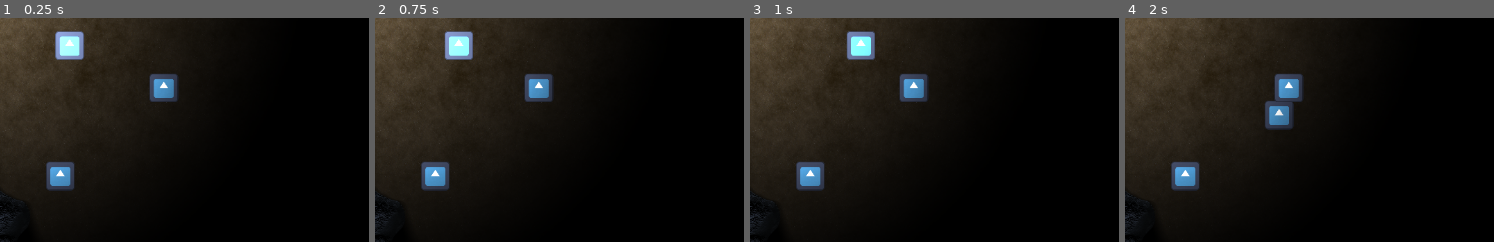
Above: before the commit, frames 1-4 (left to right).
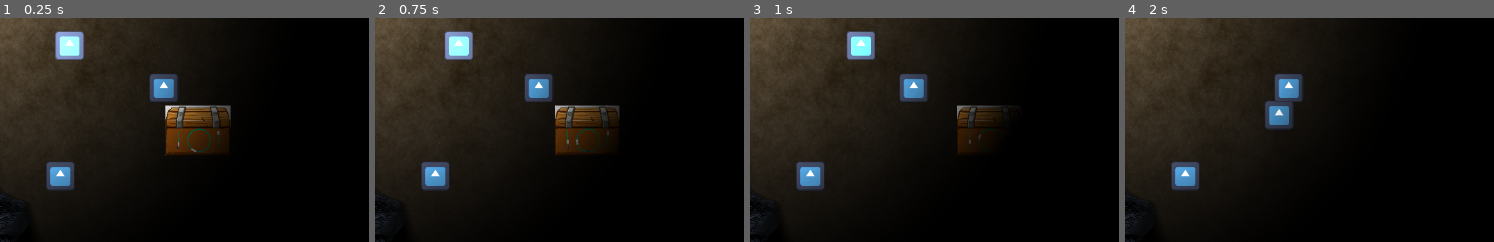
Above: after the commit, the same moments.

Repository: sageofthesevenseas/GDWJ82-Unseen
Game: Godot game, scene res://00_Scenes/main.tscn
Two runs of this game, one before a commit and one after it. Both use one fixed random seed, a clock stepped at 60 frames per second and the inputs below. The engine's default icon, where the game draws it, is replaced by a stand-in: a white triangle on a blue panel in a dark square.
Inputs:
- Up to frame 1 (0.25 s): no input
- Up to frame 2 (0.75 s): tap Enter at 0.5 s; hold D (move_right) from 0.53 s (still down)
- Up to frame 3 (1 s): keep holding D (move_right)
- Up to frame 4 (2 s): release D (move_right) at 1.28 s; hold S (move_down) from 1.28 s (still down)
The pictures show only the part of the screen within x 50-100%, y 43-92%; the shares and areas given below are measured in that part.

The runs differ from the first frame. In frame 1, 3.6% of the frame differs, in the area x 44-63%, y 38-62%; in frame 2, 3.0%; in frame 3, 1.5%; in frame 4, nothing differs.

Commit message:
LZB [003] added incomplete chest
In efforts of fixing other peoples github, pushing what I have

Diff:
--- a/00_Scenes/Debug Nodes/debug_on_ready_screecher.tscn
+++ b/00_Scenes/Debug Nodes/debug_on_ready_screecher.tscn
@@ -1,6 +1,6 @@
 [gd_scene load_steps=2 format=3 uid="uid://bvgi6cgxe834m"]
 
-[ext_resource type="Script" uid="uid://g42e2g43ml2" path="res://Scripts/onready_screecher.gd" id="1_sa81j"]
+[ext_resource type="Script" uid="uid://g42e2g43ml2" path="res://Scripts/debug_onready_screecher.gd" id="1_sa81j"]
 
 [node name="DEBUG_OnReady_Screecher" type="Node"]
 script = ExtResource("1_sa81j")
--- a/00_Scenes/Debug Nodes/debug_quit_restart_key.tscn
+++ b/00_Scenes/Debug Nodes/debug_quit_restart_key.tscn
@@ -1,6 +1,6 @@
 [gd_scene load_steps=2 format=3 uid="uid://cniuy7xdthf14"]
 
-[ext_resource type="Script" uid="uid://u4f02qfvr7xk" path="res://debug_quit_restart_key.gd" id="1_htx60"]
+[ext_resource type="Script" uid="uid://u4f02qfvr7xk" path="res://Scripts/debug_quit_restart_key.gd" id="1_htx60"]
 
 [node name="DEBUG_Quit_Restart_Key" type="Node"]
 script = ExtResource("1_htx60")
--- a/00_Scenes/character.tscn
+++ b/00_Scenes/character.tscn
@@ -1,7 +1,8 @@
-[gd_scene load_steps=5 format=3 uid="uid://qlr7s5cs5b3y"]
+[gd_scene load_steps=6 format=3 uid="uid://qlr7s5cs5b3y"]
 
 [ext_resource type="Script" uid="uid://66km6hddhlgn" path="res://Scripts/character.gd" id="1_48qfa"]
 [ext_resource type="Texture2D" uid="uid://dung3pr0ow7d5" path="res://icon.svg" id="1_ablri"]
+[ext_resource type="PackedScene" uid="uid://rwqyuhniy1u" path="res://00_Scenes/chest_minigame.tscn" id="3_h7igj"]
 
 [sub_resource type="CircleShape2D" id="CircleShape2D_48qfa"]
 radius = 74.0
@@ -23,3 +24,5 @@
 
 [node name="CollisionShape2D" type="CollisionShape2D" parent="GeolocationArea"]
 shape = SubResource("CircleShape2D_h7igj")
+
+[node name="Chest_Minigame" parent="." instance=ExtResource("3_h7igj")]
--- a/00_Scenes/chest.tscn
+++ b/00_Scenes/chest.tscn
@@ -1,6 +1,6 @@
 [gd_scene load_steps=4 format=3 uid="uid://cmr5lyfmqmup3"]
 
-[ext_resource type="Script" uid="uid://dcfikt4o3jl0f" path="res://00_Scenes/chest.gd" id="1_5x6e1"]
+[ext_resource type="Script" uid="uid://dcfikt4o3jl0f" path="res://Scripts/chest.gd" id="1_5x6e1"]
 [ext_resource type="Texture2D" uid="uid://dung3pr0ow7d5" path="res://icon.svg" id="2_vkt0e"]
 
 [sub_resource type="SpriteFrames" id="SpriteFrames_5ys4r"]
--- /dev/null
+++ b/00_Scenes/chest_minigame.tscn
@@ -0,0 +1,210 @@
+[gd_scene load_steps=13 format=3 uid="uid://rwqyuhniy1u"]
+
+[ext_resource type="Script" uid="uid://c1ocir65gud0d" path="res://Scripts/chest_minigame.gd" id="1_bd1gb"]
+[ext_resource type="Script" uid="uid://cimgpfksro1lg" path="res://00_Scenes/chest_minigame_manager.gd" id="1_h54ls"]
+[ext_resource type="PackedScene" uid="uid://bvgi6cgxe834m" path="res://00_Scenes/Debug Nodes/debug_on_ready_screecher.tscn" id="2_0yltb"]
+[ext_resource type="Texture2D" uid="uid://d2rvmpwow6han" path="res://ItemTextures/ChestTop.png" id="2_sh4cu"]
+[ext_resource type="Texture2D" uid="uid://8qioaxdvsiob" path="res://ItemTextures/Screenshot 2025-06-15 174622.png" id="3_h54ls"]
+[ext_resource type="Texture2D" uid="uid://dung3pr0ow7d5" path="res://icon.svg" id="3_iga1p"]
+[ext_resource type="PackedScene" uid="uid://cniuy7xdthf14" path="res://00_Scenes/Debug Nodes/debug_quit_restart_key.tscn" id="4_0yltb"]
+
+[sub_resource type="Curve2D" id="Curve2D_xauol"]
+_data = {
+"points": PackedVector2Array(0, 0, 0, 0, 0, 0, 0, 0, 0, 0, 0, -150)
+}
+point_count = 2
+
+[sub_resource type="Curve2D" id="Curve2D_epv20"]
+_data = {
+"points": PackedVector2Array(-0.791625, -53.8138, 0.791625, 53.8138, -100, 0, -55.2935, -0.229347, 55.2935, 0.229347, 0, 100, -0.396057, 65.544, 0.396057, -65.544, 100, 0, 48.836, -0.478892, -48.836, 0.478892, 0, -100, 0.478654, -58.4116, -0.478654, 58.4116, -100, 0)
+}
+point_count = 5
+
+[sub_resource type="Animation" id="Animation_h54ls"]
+resource_name = "Open"
+tracks/0/type = "value"
+tracks/0/imported = false
+tracks/0/enabled = true
+tracks/0/path = NodePath("Chest_Top:skew")
+tracks/0/interp = 1
+tracks/0/loop_wrap = true
+tracks/0/keys = {
+"times": PackedFloat32Array(0, 1),
+"transitions": PackedFloat32Array(1, 1),
+"update": 0,
+"values": [0.0, 0.785398]
+}
+tracks/1/type = "value"
+tracks/1/imported = false
+tracks/1/enabled = true
+tracks/1/path = NodePath("Chest_Top:position")
+tracks/1/interp = 1
+tracks/1/loop_wrap = true
+tracks/1/keys = {
+"times": PackedFloat32Array(0, 1),
+"transitions": PackedFloat32Array(1, 1),
+"update": 0,
+"values": [Vector2(0, 0), Vector2(20, -12.5)]
+}
+
+[sub_resource type="Animation" id="Animation_xauol"]
+length = 0.001
+tracks/0/type = "value"
+tracks/0/imported = false
+tracks/0/enabled = true
+tracks/0/path = NodePath("Chest_Top:skew")
+tracks/0/interp = 1
+tracks/0/loop_wrap = true
+tracks/0/keys = {
+"times": PackedFloat32Array(0),
+"transitions": PackedFloat32Array(1),
+"update": 0,
+"values": [0.0]
+}
+tracks/1/type = "value"
+tracks/1/imported = false
+tracks/1/enabled = true
+tracks/1/path = NodePath("Chest_Top:position")
+tracks/1/interp = 1
+tracks/1/loop_wrap = true
+tracks/1/keys = {
+"times": PackedFloat32Array(0),
+"transitions": PackedFloat32Array(1),
+"update": 0,
+"values": [Vector2(0, 0)]
+}
+
+[sub_resource type="AnimationLibrary" id="AnimationLibrary_epv20"]
+_data = {
+&"Open": SubResource("Animation_h54ls"),
+&"RESET": SubResource("Animation_xauol")
+}
+
+[node name="Chest_Minigame" type="Node2D"]
+position = Vector2(569, 317)
+script = ExtResource("1_h54ls")
+
+[node name="ChestInside" type="Sprite2D" parent="."]
+modulate = Color(0.252028, 0.252028, 0.252028, 1)
+position = Vector2(0, 64)
+scale = Vector2(0.96, 0.96)
+texture = ExtResource("2_sh4cu")
+
+[node name="Chest_Bottom" type="Sprite2D" parent="."]
+position = Vector2(0, 106)
+texture = ExtResource("2_sh4cu")
+
+[node name="Chest_Top" type="Sprite2D" parent="."]
+texture = ExtResource("3_h54ls")
+
+[node name="DEBUG_OnReady_Screecher" parent="." instance=ExtResource("2_0yltb")]
+
+[node name="MiniGame1" type="Path2D" parent="."]
+position = Vector2(-86, 134)
+scale = Vector2(0.475, 0.47)
+curve = SubResource("Curve2D_xauol")
+script = ExtResource("1_bd1gb")
+
+[node name="Line2D" type="Line2D" parent="MiniGame1"]
+position = Vector2(10, 32)
+points = PackedVector2Array(-9.99994, -29.8724, -12.1052, -178.809)
+default_color = Color(2.69532e-06, 0.743847, 0.512493, 1)
+joint_mode = 2
+begin_cap_mode = 2
+end_cap_mode = 2
+antialiased = true
+
+[node name="TargetBar" type="PathFollow2D" parent="MiniGame1"]
+position = Vector2(0, -12.1409)
+rotation = -1.5708
+progress = 12.21
+
+[node name="Line2D" type="Line2D" parent="MiniGame1/TargetBar"]
+position = Vector2(-22.47, 0)
+scale = Vector2(1.5, 1.5)
+points = PackedVector2Array(0, 0, 23.18, 0)
+width = 11.175
+
+[node name="PlayerPin" type="PathFollow2D" parent="MiniGame1"]
+rotation = -1.5708
+cubic_interp = false
+loop = false
+
+[node name="SpritePin" type="Sprite2D" parent="MiniGame1/PlayerPin"]
+scale = Vector2(0.145, 0.145)
+texture = ExtResource("3_iga1p")
+
+[node name="MiniGame2" type="Path2D" parent="."]
+position = Vector2(5, 104)
+rotation = -1.57079
+scale = Vector2(0.5, 0.5)
+curve = SubResource("Curve2D_epv20")
+script = ExtResource("1_bd1gb")
+
+[node name="Line2D2" type="Line2D" parent="MiniGame2"]
+points = PackedVector2Array(-100, 0, -96, -32, -80, -62, -58, -82, -30, -96, 2, -100, 38, -94, 68, -74, 88, -48, 98, -20, 100, 8, 96, 34, 82, 56, 64, 78, 36, 94, 4, 100, -30, 96, -58, 84, -78, 66, -90, 44, -98, 22, -100, -2)
+default_color = Color(0, 0.745098, 0.513726, 1)
+
+[node name="TargetBar" type="PathFollow2D" parent="MiniGame2"]
+position = Vector2(-100, 0)
+rotation = 1.55609
+loop = false
+
+[node name="Line2D" type="Line2D" parent="MiniGame2/TargetBar"]
+position = Vector2(23.55, 0)
+rotation = 3.14159
+scale = Vector2(1.5, 1.5)
+points = PackedVector2Array(0, 1.5, 5, 0.4, 10, -0.2, 15, -0.44, 20, -0.2, 25, 0.4, 30, 1.5)
+width = 11.175
+
+[node name="PlayerPin" type="PathFollow2D" parent="MiniGame2"]
+position = Vector2(-100, 0)
+rotation = 1.55609
+cubic_interp = false
+loop = false
+
+[node name="SpritePin" type="Sprite2D" parent="MiniGame2/PlayerPin"]
+scale = Vector2(0.145, 0.145)
+texture = ExtResource("3_iga1p")
+
+[node name="MiniGame3" type="Path2D" parent="."]
+position = Vector2(92, 136)
+scale = Vector2(0.5, 0.5)
+curve = SubResource("Curve2D_xauol")
+script = ExtResource("1_bd1gb")
+
+[node name="Line2D" type="Line2D" parent="MiniGame3"]
+position = Vector2(10, 32)
+points = PackedVector2Array(-9.99994, -29.8724, -12.1052, -178.809)
+default_color = Color(2.69532e-06, 0.743847, 0.512493, 1)
+joint_mode = 2
+begin_cap_mode = 2
+end_cap_mode = 2
+antialiased = true
+
+[node name="TargetBar" type="PathFollow2D" parent="MiniGame3"]
+position = Vector2(0, -12.1409)
+rotation = -1.5708
+progress = 12.21
+
+[node name="Line2D" type="Line2D" parent="MiniGame3/TargetBar"]
+position = Vector2(-22.47, 0)
+scale = Vector2(1.5, 1.5)
+points = PackedVector2Array(0, 0, 23.18, 0)
+width = 11.175
+
+[node name="PlayerPin" type="PathFollow2D" parent="MiniGame3"]
+rotation = -1.5708
+cubic_interp = false
+loop = false
+
+[node name="SpritePin" type="Sprite2D" parent="MiniGame3/PlayerPin"]
+scale = Vector2(0.145, 0.145)
+texture = ExtResource("3_iga1p")
+
+[node name="DEBUG_Quit_Restart_Key" parent="." instance=ExtResource("4_0yltb")]
+
+[node name="AnimationPlayer" type="AnimationPlayer" parent="."]
+libraries = {
+&"": SubResource("AnimationLibrary_epv20")
+}
--- a/00_Scenes/chest.gd
+++ b/00_Scenes/chest_minigame_manager.gd
@@ -1,6 +1,5 @@
-extends StaticBody2D
+extends Node2D
 
-@onready var animated_sprite: AnimatedSprite2D = $"Animated Sprite"
 
 # Called when the node enters the scene tree for the first time.
 func _ready() -> void:
@@ -10,6 +9,3 @@
 # Called every frame. 'delta' is the elapsed time since the previous frame.
 func _process(delta: float) -> void:
 	pass
-
-func appear():
-	animated_sprite.visible == true
--- /dev/null
+++ b/Scripts/chest.gd
@@ -0,0 +1,14 @@
+extends StaticBody2D
+
+@onready var animated_sprite: AnimatedSprite2D = $"Animated Sprite"
+
+# Called when the node enters the scene tree for the first time.
+func _ready() -> void:
+	pass # Replace with function body.
+
+# Called every frame. 'delta' is the elapsed time since the previous frame.
+func _process(delta: float) -> void:
+	pass
+
+func appear():
+	animated_sprite.visible == true
--- /dev/null
+++ b/Scripts/chest_minigame.gd
@@ -0,0 +1,65 @@
+extends Node2D
+
+@export var minigame_speed: float = 2.0
+
+@onready var mini_game_path_3: Path2D = $"."
+@onready var target_bar: PathFollow2D = $TargetBar
+@onready var player_pin: PathFollow2D = $PlayerPin
+
+@export var game_state: String = "stopped"
+# LZB NOTE 15-06-25 - possibles are "stopped", "setup", and "running"
+
+@export var setup_rotation_speed: float = 0.5
+var tbar_target_position: float
+var target_range_min: float
+var target_range_max: float
+@export var target_range_offset: float = 0.07
+
+signal minigame_ready
+signal minigame_completed
+
+func _ready() -> void:
+	prep_minigame()
+func run_minigame():
+	print("running minigame")
+	# LZB NOTE 15-06-25 - start the playerpin moving
+	game_state = "running"
+func stop_minigame():
+	game_state = "stopped"
+func prep_minigame():
+	print("running setup of minigame")
+	game_state = "setup"
+	var tbar_starting_position = randf_range(0,1)
+	target_bar.progress_ratio = tbar_starting_position
+	tbar_target_position = randf_range(0.2,0.93) 	# pick position of the target. Can't be set to 0 as thats cruel
+	print("target position of the target bar is ", tbar_target_position)
+	target_range_min = tbar_target_position - target_range_offset
+	target_range_max = tbar_target_position + target_range_offset #move the min and max ranges based on the tolerance we want to give
+	player_pin.progress_ratio = 0.0 # reset the player position
+
+func _process(delta: float) -> void:
+	if game_state == "stopped":
+		return
+	if game_state == "setup":
+		target_bar.progress_ratio = move_toward(target_bar.progress_ratio, tbar_target_position, 0.005)
+		if is_equal_approx(target_bar.progress_ratio, tbar_target_position):
+			emit_minigame_ready()
+			game_state = "ready"
+	if game_state == "running":
+		player_pin.progress_ratio += minigame_speed * delta
+
+
+func emit_minigame_completed():
+	minigame_completed.emit()
+
+func emit_minigame_ready():
+	minigame_ready.emit()
+	print(self," minigame is ready")
+
+func flip_calc():
+	var flip = randi_range(-1,1)
+	print("flip value is, ", flip)
+
+func _on_debug_timer_timeout() -> void:
+# LZB NOTE 15-06-25 - remove when we have better methods of starting minigame
+	prep_minigame()
--- a/project.godot
+++ b/project.godot
@@ -20,20 +20,24 @@
 move_up={
 "deadzone": 0.2,
 "events": [Object(InputEventKey,"resource_local_to_scene":false,"resource_name":"","device":-1,"window_id":0,"alt_press …(192 unchanged characters)…
+, Object(InputEventKey,"resource_local_to_scene":false,"resource_name":"","device":-1,"window_id":0,"alt_pressed":false,"shift_pressed":false,"ctrl_pressed":false,"meta_pressed":false,"pressed":false,"keycode":0,"physical_keycode":4194320,"key_label":0,"unicode":0,"location":0,"echo":false,"script":null)
 ]
 }
 move_left={
 "deadzone": 0.2,
 "events": [Object(InputEventKey,"resource_local_to_scene":false,"resource_name":"","device":-1,"window_id":0,"alt_press …(191 unchanged characters)…
+, Object(InputEventKey,"resource_local_to_scene":false,"resource_name":"","device":-1,"window_id":0,"alt_pressed":false,"shift_pressed":false,"ctrl_pressed":false,"meta_pressed":false,"pressed":false,"keycode":0,"physical_keycode":4194319,"key_label":0,"unicode":0,"location":0,"echo":false,"script":null)
 ]
 }
 move_right={
 "deadzone": 0.2,
 "events": [Object(InputEventKey,"resource_local_to_scene":false,"resource_name":"","device":-1,"window_id":0,"alt_press …(192 unchanged characters)…
+, Object(InputEventKey,"resource_local_to_scene":false,"resource_name":"","device":-1,"window_id":0,"alt_pressed":false,"shift_pressed":false,"ctrl_pressed":false,"meta_pressed":false,"pressed":false,"keycode":0,"physical_keycode":4194321,"key_label":0,"unicode":0,"location":0,"echo":false,"script":null)
 ]
 }
 move_down={
 "deadzone": 0.2,
 "events": [Object(InputEventKey,"resource_local_to_scene":false,"resource_name":"","device":-1,"window_id":0,"alt_press …(192 unchanged characters)…
+, Object(InputEventKey,"resource_local_to_scene":false,"resource_name":"","device":-1,"window_id":0,"alt_pressed":false,"shift_pressed":false,"ctrl_pressed":false,"meta_pressed":false,"pressed":false,"keycode":0,"physical_keycode":4194322,"key_label":0,"unicode":0,"location":0,"echo":false,"script":null)
 ]
 }
Not shown, added: 00_Scenes/chest_minigame_manager.gd.uid
Binary file added: ItemTextures/ChestTop.png
Not shown, added: ItemTextures/ChestTop.png.import
Binary file added: ItemTextures/Screenshot 2025-06-15 174622.png
Not shown, added: ItemTextures/Screenshot 2025-06-15 174622.png.import
Renamed: 00_Scenes/chest.gd.uid -> Scripts/chest.gd.uid
Not shown, added: Scripts/chest_minigame.gd.uid
Renamed: Scripts/onready_screecher.gd -> Scripts/debug_onready_screecher.gd
Renamed: Scripts/onready_screecher.gd.uid -> Scripts/debug_onready_screecher.gd.uid
Renamed: debug_quit_restart_key.gd -> Scripts/debug_quit_restart_key.gd
Renamed: debug_quit_restart_key.gd.uid -> Scripts/debug_quit_restart_key.gd.uid
